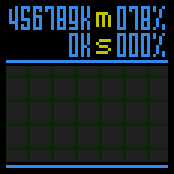
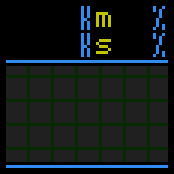
Revision of a layered w=174, h=174 image; what changed, layer by layer:
painted on "Background" over [9, 6, 150, 57]
